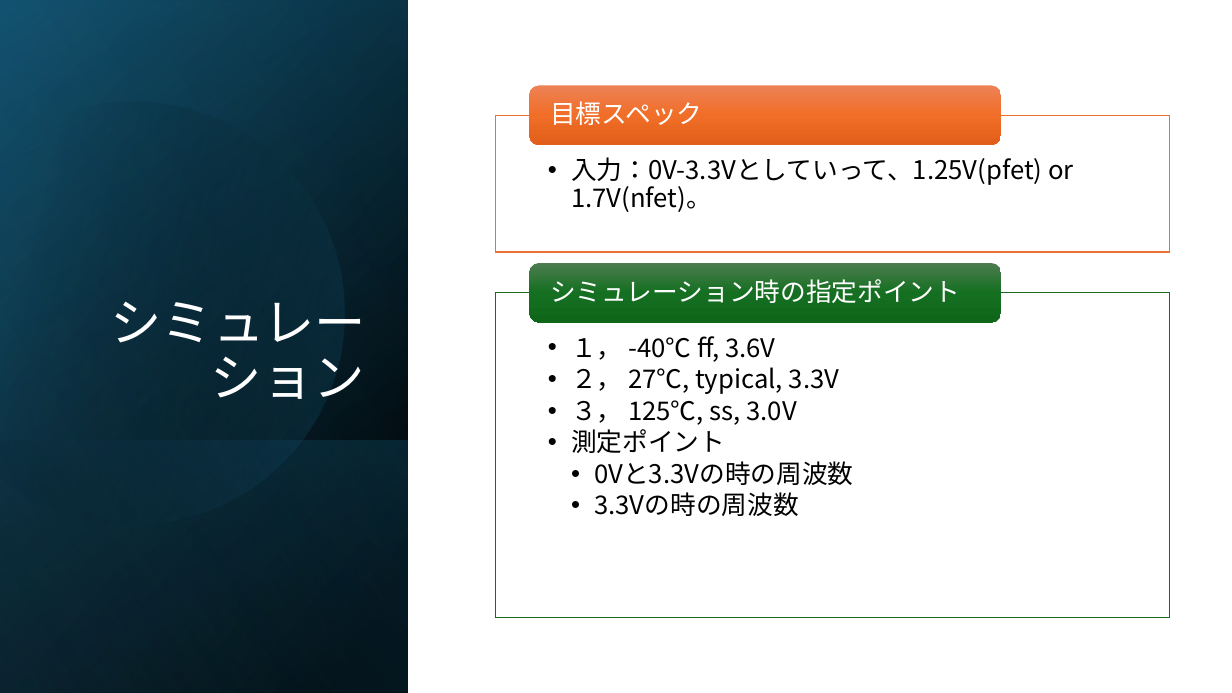
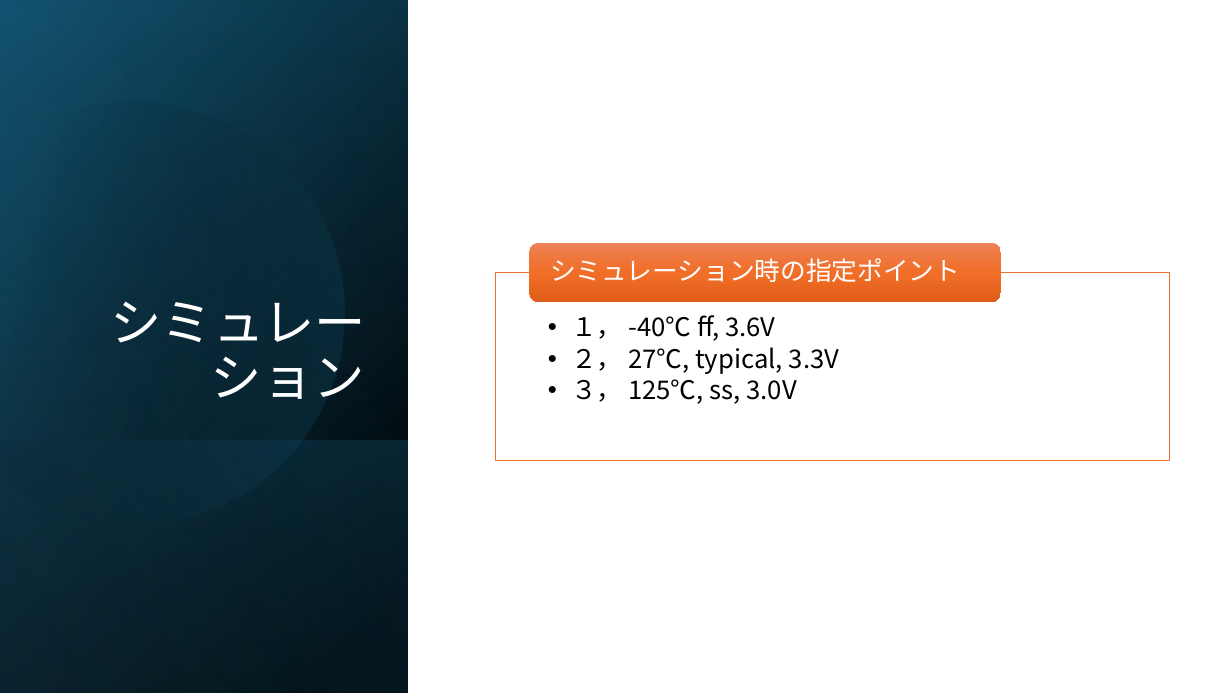
Before and after one commit to ishi-kai/Chipathon2023_ADC, a slide deck: slide 11 of review/0407/noritsuna_mergePlan.pptx. Drawn at 1232x693 pixels with LibreOffice and Linux fonts; fonts in the diff are those of the drawing. Boxes give left, top, right and bottom in pixels: in the first picture for what was removed or moved away, otherwise in the second. Text is boxed around its words. In the diff, an @@ line names an element or a change of style, - is before the commit and + after.

```diff
--- a/review/0407/noritsuna_mergePlan.pptx
+++ b/review/0407/noritsuna_mergePlan.pptx
@@ rounded rectangle: place and size @@
-rounded rectangle at <box>530,263,1001,323</box>
+rounded rectangle at <box>530,243,1001,303</box>
@@ rounded rectangle at <box>530,243,1001,303</box>: fill gradient #4D7E50 to #156F21 to #0F661B to gradient #ED8257 to #F26E29 to #E25F1A @@
@@ text "シミュレーション時の指定ポイント": place and size @@
-text "シミュレーション時の指定ポイント" at <box>550,279,960,303</box>
+text "シミュレーション時の指定ポイント" at <box>550,258,960,282</box>
@@ text "１， -40℃ ff, 3.6V": place and size @@
-text "１， -40℃ ff, 3.6V" at <box>571,336,853,516</box>
+text "１， -40℃ ff, 3.6V" at <box>571,315,839,404</box>
@@ rectangle: place and size @@
-rectangle at <box>495,116,1169,252</box>
+rectangle at <box>495,273,1169,460</box>
@@ group removed at <box>495,85,1169,617</box>: 2 texts, 1 rounded rectangle, 1 rectangle @@
-  • 入力：0V-3.3Vとしていって、1.25V(pfet) or 1.7V(nfet)。
-目標スペック
@@ text at <box>571,429,853,516</box>: paragraphs removed @@
-  • 測定ポイント
-    • 0Vと3.3Vの時の周波数
-    • 3.3Vの時の周波数
```
Also in this commit, not shown: 9 other files.
